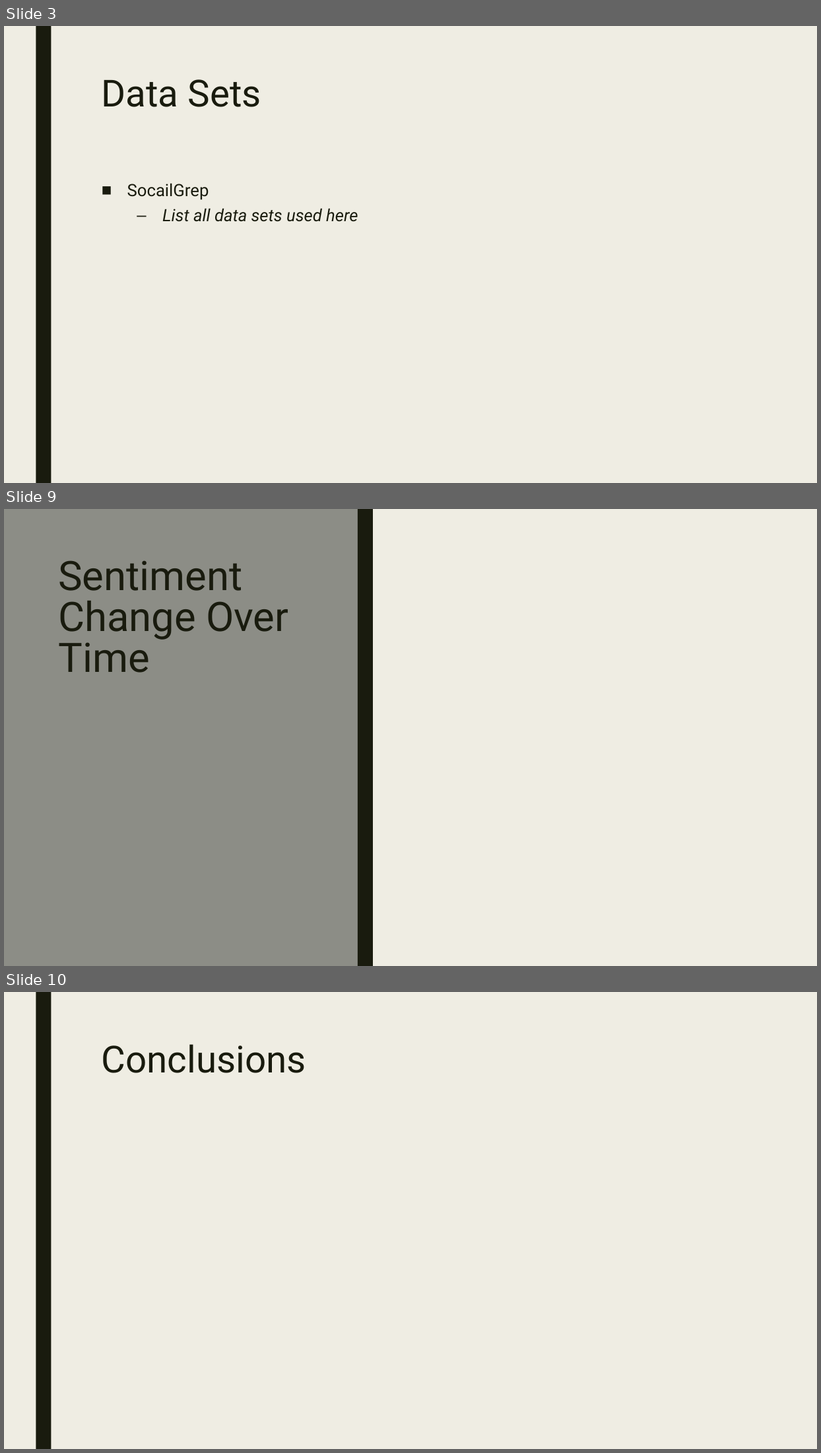
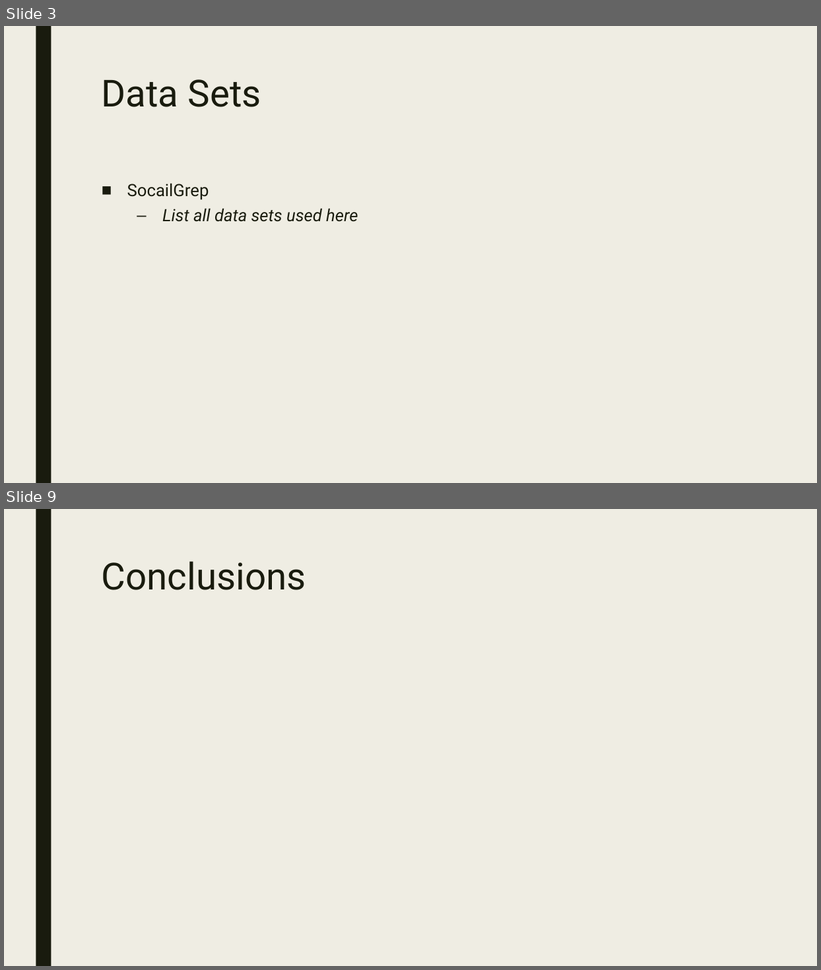
Before and after one commit to EvaTarr/CMPT412Project, a slide deck: presentation.pptx. Shown one above the other, each under a label of ours: slides 3, 9 and 10 before the commit, slides 3 and 9 after it; the slides between them are not shown. The pictures are 821x1453 and 821x970 pixels, drawn with LibreOffice and Linux fonts; fonts in the diff are those of the drawing. Boxes give left, top, right and bottom in pixels: in the first picture for what was removed or moved away, otherwise in the second. Text is boxed around its words. In the diff, an @@ line names an element or a change of style, - is before the commit and + after.

Commit message:
-updated the presentation -finished popularityAndSentiment.py and added to presentation -finsihed numOfWordsAndPopularity.py and added to presentation -Added more info to README -Added dayTimeOfCreationAndScore.py to handle the time of day statistics

```diff
--- a/presentation.pptx
+++ b/presentation.pptx
@@ slide 9 removed at (4, 509, 817, 966), background #EFEDE3 @@
@@ rectangle removed at (4, 509, 358, 966) @@
@@ rectangle removed at (358, 509, 373, 966) @@
@@ title removed at (58, 560, 288, 673) @@
-Sentiment Change Over Time
@@ what was slide 10 is now slide 9 @@
```
Also in this commit, not shown: 5 slides changed, 1 slide added, 1 other slide removed, 7 other files.
